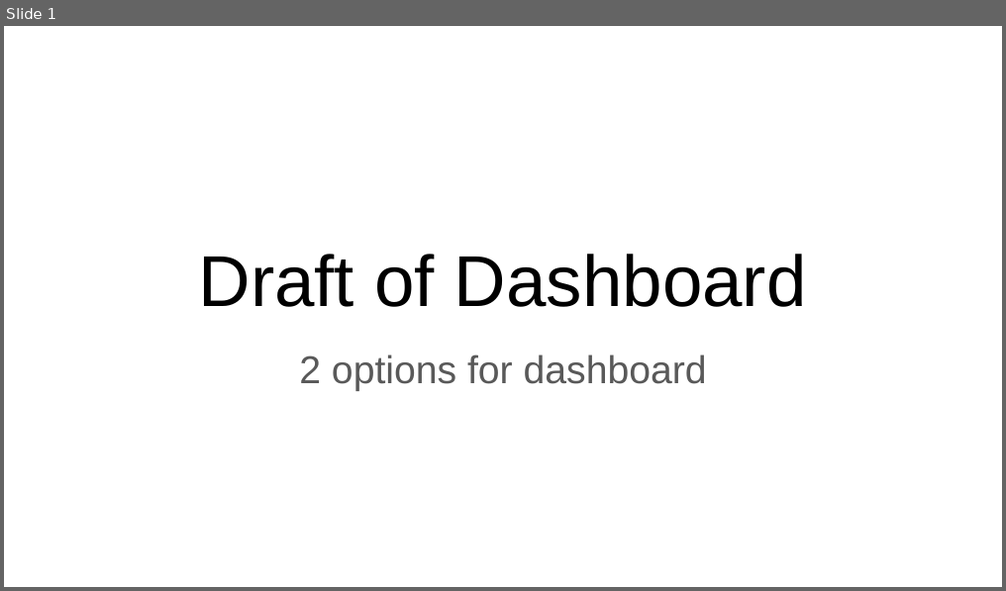
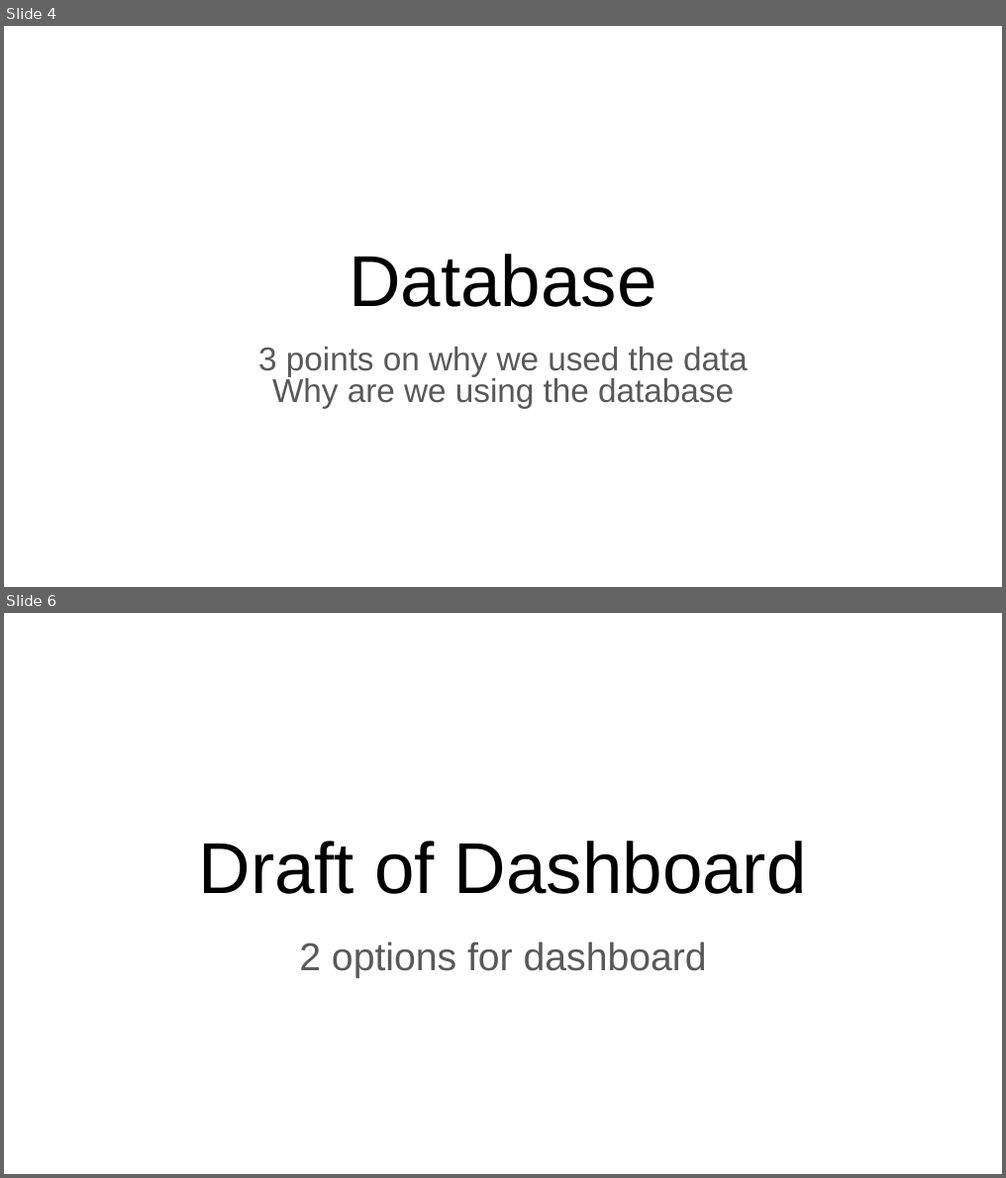
Before and after one commit to ahwinkelman/Group-4-Final, a slide deck: Draft of Dashboard.pptx. Shown one above the other, each under a label of ours: slide 1 before the commit, slides 4 and 6 after it; the slides between them are not shown. The pictures are 1006x591 and 1006x1178 pixels, drawn with LibreOffice and Linux fonts; fonts in the diff are those of the drawing. Boxes give left, top, right and bottom in pixels: in the first picture for what was removed or moved away, otherwise in the second. Text is boxed around its words. In the diff, an @@ line names an element or a change of style, - is before the commit and + after.

Commit message:
updating slides

```diff
--- a/Draft of Dashboard.pptx
+++ b/Draft of Dashboard.pptx
@@ slide 4 added at (4, 26, 1002, 587), background #FFFFFF @@
@@ title added at (349, 254, 656, 307), 52 pt, text #000000 @@
+Database
@@ subtitle added at (258, 347, 747, 408), 23.8 pt, text #595959 @@
+3 points on why we used the data
+Why are we using the database
@@ what was slide 1 is now slide 6 @@
```
Also in this commit, not shown: 4 other slides added.
